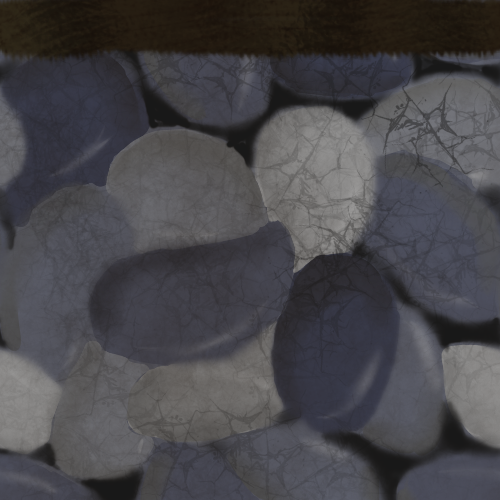
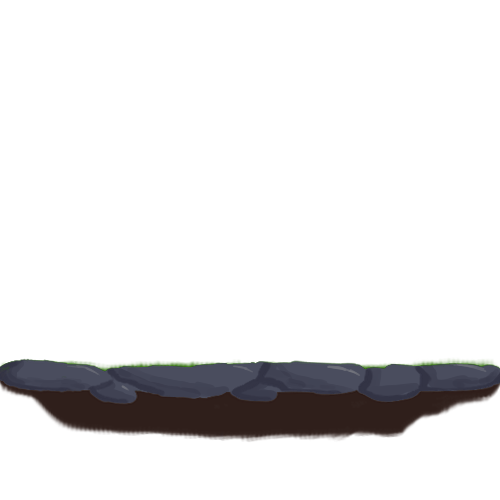
Comparing the layer stacks of the two 500px x 500px images. Changes:
hid group "Tile_1" (1 layers) over bbox(0, 0, 500, 500)
removed group "Layer 40" (2 layers) from group "Tile_1" over bbox(0, 0, 500, 128)
removed layer "Layer 39" from group "Layer 40" over bbox(0, 0, 500, 128)
removed layer "Layer 38" from group "Layer 40" over bbox(0, 0, 500, 128)
removed group "Layer 32" (4 layers) from group "Tile_1" over bbox(0, 0, 500, 500)
removed layer "Layer 36" (was 79%) from group "Layer 32" over bbox(0, 0, 500, 500)
removed layer "Layer 35" from group "Layer 32" over bbox(0, 0, 500, 500)
removed layer "Layer 34" from group "Layer 32" over bbox(0, 0, 500, 500)
removed layer "Layer 31" from group "Layer 32" over bbox(0, 0, 500, 500)
removed layer "Layer 33" from group "Tile_1" over bbox(0, 0, 500, 500)
showed group "Platform 2" (6 layers) over bbox(0, 64, 500, 500)
added group "Layer 44" with 2 layers in group "Layer 28" over bbox(0, 128, 500, 500)
moved "Layer 27" (1st of 2, in "Platform 2" › "Layer 28" › "Layer 44") into group "Layer 44", painted on it over bbox(0, 128, 500, 448)
added layer "Copy of Layer 26" in group "Layer 44" over bbox(0, 128, 500, 500)
painted on "Layer 26" (1st of 2, in "Platform 2" › "Layer 28") over bbox(0, 128, 500, 500)
